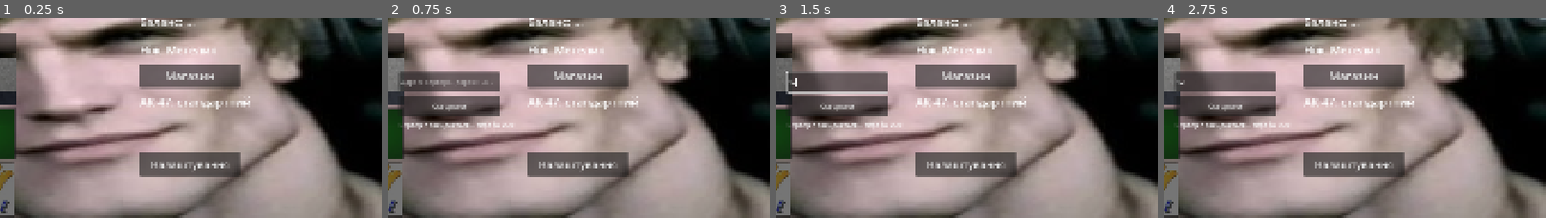
Above: before the commit, frames 1-4 (left to right).
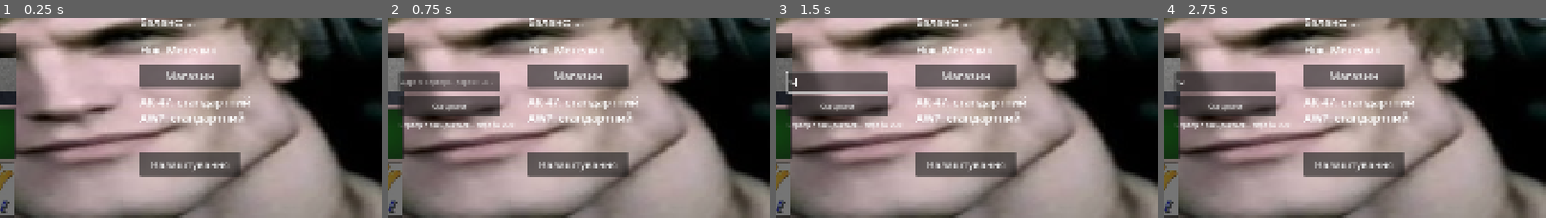
Above: after the commit, the same moments.

Repository: oleksandrmirkunov425-beep/shutergame
Game: Godot game, scene res://scenes/menu.tscn
Same seed, same stepped clock (60 frames per second), same inputs: the game is played once before the commit and once after it.
Inputs (mouse positions are % of the whole screen's width and height, from its top left):
- Up to frame 1 (0.25 s): no input
- Up to frame 2 (0.75 s): click "play" at 0.5 s
- Up to frame 3 (1.5 s): click (44, 43) at 1.27 s; type "12" at 1.35 s
- Up to frame 4 (2.75 s): click "play" at 2 s
The pictures show only the part of the screen within x 36-86%, y 27-76%; the shares and areas given below are measured in that part.

The runs differ from the first frame. In frame 1, 0.6% of the frame differs, in the area x 36-64%, y 46-54%; in frame 2, 0.6%; in frame 3, 0.6%; in frame 4, 0.6%.

Commit message:
Add files via upload

Diff:
--- a/autoload/economy.gd
+++ b/autoload/economy.gd
@@ -28,9 +28,10 @@
 # "weapon" — для якої зброї скін; "name" — повна назва в магазині; "skin" — коротка назва в меню.
 const WEAPON_SKINS := {
 	"ak47_samurai": {"weapon": "ak47", "name": "AK-47 | Самурай", "skin": "Самурай", "price": 20},
+	"awp_samurai": {"weapon": "awp", "name": "AWP | Самурай", "skin": "Самурай", "price": 20},
 }
-const SKIN_ORDER := ["ak47_samurai"]
-const SKIN_WEAPONS := ["ak47"]
+const SKIN_ORDER := ["ak47_samurai", "awp_samurai"]
+const SKIN_WEAPONS := ["ak47", "awp"]
 
 const DB_PATH := "user://economy_db.json"      # сервер, лише якщо Firebase не налаштований
 const TOKEN_PATH := "user://account.cfg"       # клієнт: лише "логін" (токен), не гроші
@@ -133,7 +134,8 @@
 	view_owned = owned
 	view_equipped = equipped
 	view_skins = skins
-	Loadout.set_ak_skin(str(skins.get("ak47", "")))   # саме цей скін гра покаже на АК у матчі
+	Loadout.set_ak_skin(str(skins.get("ak47", "")))   # саме ці скіни гра покаже на зброї у матчі
+	Loadout.set_awp_skin(str(skins.get("awp", "")))
 	if reward > 0:
 		view_last_reward = reward
 	if KNIVES.has(equipped):
--- a/autoload/loadout.gd
+++ b/autoload/loadout.gd
@@ -5,9 +5,11 @@
 const SAVE_PATH := "user://loadout.cfg"
 const KNIVES: Array = ["karambit", "bolisong", "butterfly"]
 const AK_SKINS: Array = ["ak47_samurai"]   # "" = стандартний АК
+const AWP_SKINS: Array = ["awp_samurai"]   # "" = стандартна AWP
 
 var knife: String = "bolisong"
 var ak_skin: String = ""
+var awp_skin: String = ""
 
 
 func _ready() -> void:
@@ -19,6 +21,9 @@
 		var saved_skin: String = cfg.get_value("loadout", "ak_skin", "")
 		if AK_SKINS.has(saved_skin):
 			ak_skin = saved_skin
+		var saved_awp: String = cfg.get_value("loadout", "awp_skin", "")
+		if AWP_SKINS.has(saved_awp):
+			awp_skin = saved_awp
 
 
 func set_knife(skin: String) -> void:
@@ -35,8 +40,16 @@
 	_save()
 
 
+func set_awp_skin(skin: String) -> void:
+	if skin != "" and not AWP_SKINS.has(skin):
+		return
+	awp_skin = skin
+	_save()
+
+
 func _save() -> void:
 	var cfg := ConfigFile.new()
 	cfg.set_value("loadout", "knife", knife)
 	cfg.set_value("loadout", "ak_skin", ak_skin)
+	cfg.set_value("loadout", "awp_skin", awp_skin)
 	cfg.save(SAVE_PATH)
--- a/scenes/character.tscn
+++ b/scenes/character.tscn
@@ -1390,7 +1390,7 @@
 visible = false
 
 [node name="Knife_Root" parent="head/Camera3D/butterfly" index="0" unique_id=846286799]
-transform = Transform3D(0.99999964, 0.0006404215, -0.00042694612, -0.0006404209, 0.99999964, 1.7283039e-06, 0.0004269472, -1.4548783e-06, 0.99999964, -2.2071132e-05, -6.0869006e-05, 2.3482195e-05)
+transform = Transform3D(0.99999964, 0.00064042147, -0.00042694615, -0.0006404208, 0.99999964, 1.728304e-06, 0.00042694726, -1.4548784e-06, 0.9999996, -2.2071132e-05, -6.0869006e-05, 2.3482195e-05)
 
 [node name="AnimationPlayer" parent="head/Camera3D/butterfly" index="1" unique_id=737131678]
 libraries/ = SubResource("AnimationLibrary_butterfly")
--- a/scenes/main.tscn
+++ b/scenes/main.tscn
@@ -3,6 +3,3 @@
 [ext_resource type="PackedScene" uid="uid://dxae4d305rxpb" path="res://scenes/player.tscn" id="1_ig7tw"]
 
 [node name="main" unique_id=188924596 instance=ExtResource("1_ig7tw")]
-
-[node name="DirectionalLight3D2" parent="." index="7" unique_id=432823369]
-visible = false
--- a/скрипти/menu.gd
+++ b/скрипти/menu.gd
@@ -15,6 +15,7 @@
 var balance_label: Label = null
 var knife_label: Label = null
 var ak_label: Label = null
+var awp_label: Label = null
 var _shop_layer: CanvasLayer = null
 var _shop_rows: VBoxContainer = null
 var _shop_balance: Label = null
@@ -169,6 +170,11 @@
 	ak_label.position = Vector2(1020, 415)
 	ak_label.add_theme_font_size_override("font_size", 28)
 	add_child(ak_label)
+
+	awp_label = Label.new()
+	awp_label.position = Vector2(1020, 455)
+	awp_label.add_theme_font_size_override("font_size", 28)
+	add_child(awp_label)
 
 	var shop_btn := Button.new()
 	shop_btn.text = "Магазин"
@@ -348,13 +354,17 @@
 func _refresh_skin_label() -> void:
 	if ak_label == null:
 		return
-	var sid: String = str(Economy.view_skins.get("ak47", ""))
+	ak_label.text = "АК-47: %s" % _skin_display_name("ak47", Loadout.ak_skin)
+	awp_label.text = "AWP: %s" % _skin_display_name("awp", Loadout.awp_skin)
+
+
+func _skin_display_name(weapon: String, local_skin: String) -> String:
+	var sid: String = str(Economy.view_skins.get(weapon, ""))
 	if sid == "":
-		sid = Loadout.ak_skin
-	var skin_name := "стандартний"
+		sid = local_skin
 	if Economy.WEAPON_SKINS.has(sid):
-		skin_name = str(Economy.WEAPON_SKINS[sid]["skin"])
-	ak_label.text = "АК-47: %s" % skin_name
+		return str(Economy.WEAPON_SKINS[sid]["skin"])
+	return "стандартний"
 
 # Кнопка "Налаштування" під вибором ножа відкриває вікно з вкладками "Миша" і "Приціл".
 func _make_settings_ui() -> void:
--- a/скрипти/weapon_switch.gd
+++ b/скрипти/weapon_switch.gd
@@ -264,7 +264,8 @@
 
 	# Мій вибраний ніж із меню; розсилаємо суперникові трохи згодом і на початку кожного раунду.
 	knife_skin = Loadout.knife
-	_apply_ak_skin(Loadout.ak_skin)
+	_apply_weapon_skin(ak47, Loadout.ak_skin)
+	_apply_weapon_skin(sniper_holder, Loadout.awp_skin)
 	_apply_visibility()
 	get_tree().create_timer(1.0).timeout.connect(announce_knife_skin)
 
@@ -1428,22 +1429,23 @@
 
 
 # ------------------------------------------------------------------
-# СКІНИ НА АК-47
-# Модель АК не має UV-розгортки, тому малюнок скіна (вид збоку) накладається шейдером
+# СКІНИ НА ЗБРОЮ (АК-47, AWP)
+# Модель не має UV-розгортки, тому малюнок скіна (вид збоку) накладається шейдером
 # проєкцією збоку: позиція на малюнку береться з розмірів моделі, а не з UV.
 # Скін бачить лише власник (АК від першої особи) — тож по мережі його синхронізувати не треба.
 # ------------------------------------------------------------------
 const AK_SKIN_SHADER := preload("res://skins/skin_side_projection.gdshader")
 const AK_SKIN_TEXTURES := {
 	"ak47_samurai": preload("res://skins/ak47_samurai.png"),
+	"awp_samurai": preload("res://skins/awp_samurai.png"),
 }
 var _ak_default_overrides: Dictionary = {}   # MeshInstance3D -> стандартний material_override (щоб скін можна було зняти)
 
 
-func _apply_ak_skin(skin_id: String) -> void:
-	if ak47 == null:
-		return
-	var meshes: Array = ak47.find_children("*", "MeshInstance3D", true, false)
+func _apply_weapon_skin(root: Node3D, skin_id: String) -> void:
+	if root == null:
+		return
+	var meshes: Array = root.find_children("*", "MeshInstance3D", true, false)
 	if meshes.is_empty():
 		return
 	for mi in meshes:
